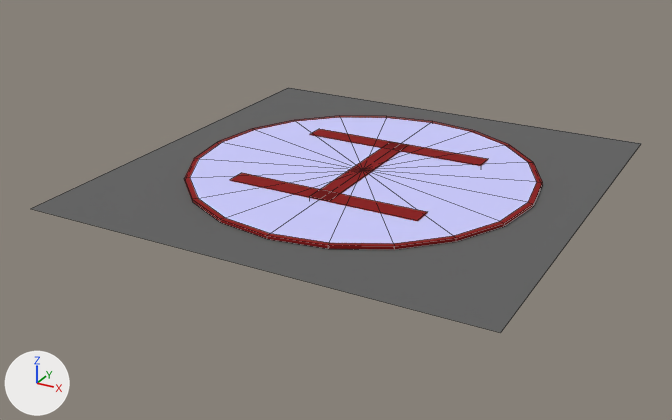
Before and after pictures for a commit that changed the OBJ model androidAndUi/app/src/main/assets/simple_helipad.obj.
One viewpoint serves both versions: a 50 mm camera at (282.0, -552.0, 242.0) aimed at (-11.0, -19.0, -25.0). Every picture has the same lights, and +X, +Y and +Z are marked at lower left. Mesh edges are drawn as thin lines. Where no turn or scale is listed for an object, it has been applied to the vertices.

In view in the first picture: 'simple_helipad'.
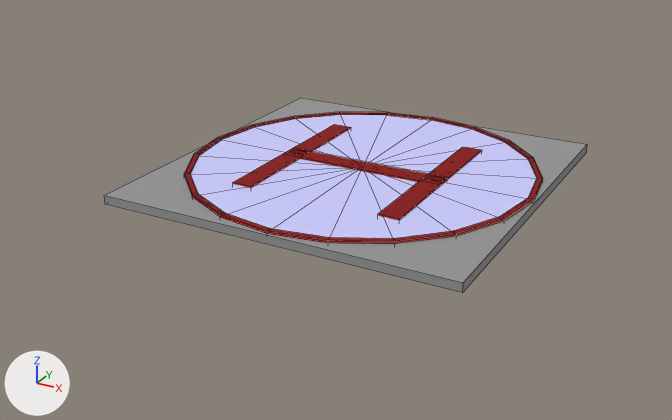
Location of each change, (x1, y1, x2, y2) in pixels of the pictures (672 x 420 px):
'simple_helipad', recoloured, reshaped (21% narrower, 20% shorter)
    before: (31, 88, 641, 333)
    after: (104, 98, 587, 293)
part 1 of me_simple_helipad, added
    after: (104, 98, 587, 293)
part 2 of me_simple_helipad, added (red)
    after: (288, 148, 445, 184)
part 3 of me_simple_helipad, added (red)
    after: (233, 124, 351, 188)
part 4 of me_simple_helipad, added (red)
    after: (378, 147, 481, 221)
part 5 of me_simple_helipad, rebuilt
    before: (184, 116, 542, 249)
    after: (184, 112, 543, 244)
part 6 of me_simple_helipad, deleted (red)
    before: (230, 173, 428, 221)
part 7 of me_simple_helipad, deleted (red)
    before: (311, 142, 408, 200)
part 8 of me_simple_helipad, deleted (red)
    before: (310, 129, 488, 166)
part 9 of me_simple_helipad, deleted
    before: (31, 88, 641, 333)

What the commit changed:
Material 'lambert17SG' (mat_lambert17sg) changes colour from dark grey #616161 to grey #959595; in linear values from (0.12, 0.12, 0.12) to (0.3, 0.3, 0.3).
me_simple_helipad is used by ob_simple_helipad; location (0.0, 0.0, 0.0).
me_simple_helipad had 110 vertices, 119 faces and spanned x -160.0..160.0, y -160.0..160.0, z -2.0..2.0.
me_simple_helipad now has 154 vertices, 164 faces and spans x -127.0..127.0, y -127.0..127.0, z -4.0..4.0.
me_simple_helipad part 1: a new loose piece, a box spanning x -126.9..126.9, y -126.9..126.9, z -3.9..2.4, in mat_lambert17sg (grey #959595).
me_simple_helipad part 2: a new loose piece, a box spanning x -61.7..61.7, y -7.5..7.5, z 0.9..4.5, in mat_lambert18sg (red #890000).
me_simple_helipad part 3: a new loose piece, a box spanning x -62.5..-47.5, y -71.1..71.1, z 0.9..4.5, in mat_lambert18sg (red #890000).
me_simple_helipad part 4: a new loose piece, a box spanning x 47.5..62.5, y -71.1..71.1, z 0.9..4.5, in mat_lambert18sg (red #890000).
me_simple_helipad part 5: the loose piece of 82 vertices spanning x -126.0..126.0, y -126.0..126.0, z -1.0..1.0 is rebuilt with 122 vertices and now spans x -126.0..126.0, y -126.0..126.0, z -2.0..4.0.
me_simple_helipad part 6: the loose piece of 8 vertices spanning x -71.0..71.0, y -63.0..-47.0, z -2.0..2.0 is deleted.
me_simple_helipad part 7: the loose piece of 8 vertices spanning x -8.0..8.0, y -62.0..62.0, z -2.0..2.0 is deleted.
me_simple_helipad part 8: the loose piece of 8 vertices spanning x -71.0..71.0, y 47.0..63.0, z -2.0..2.0 is deleted.
me_simple_helipad part 9: the loose piece of 4 vertices spanning x -160.0..160.0, y -160.0..160.0, z -2.0 is deleted.
